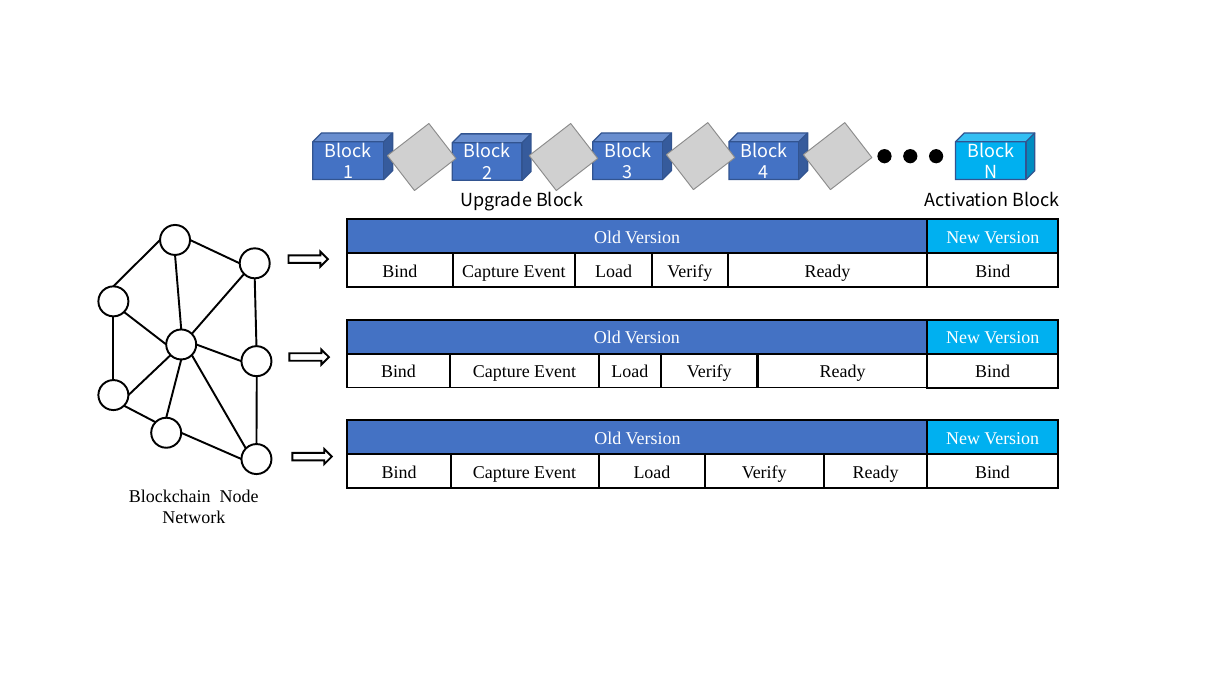
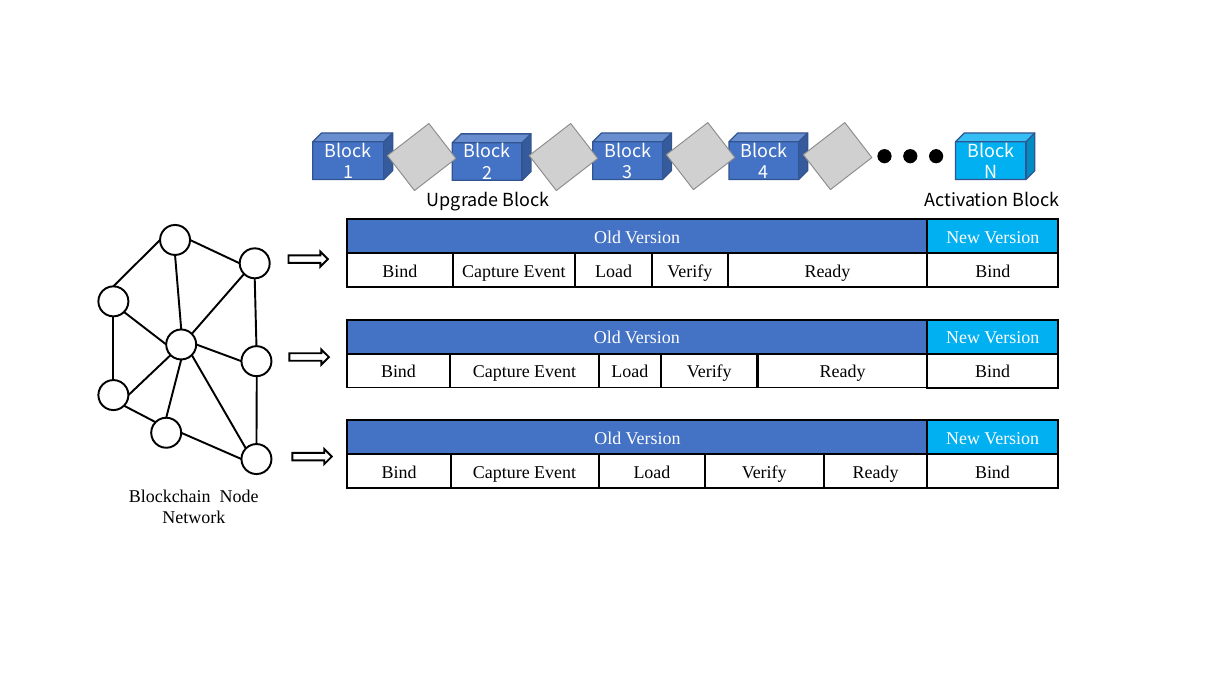
Before and after one commit to cigulingjing/go-ethereum, a slide deck: slide 1 of paper/image/paper_image.pptx. Drawn at 1232x693 pixels with LibreOffice and Linux fonts; fonts in the diff are those of the drawing; grey boxes stand for pictures. Boxes give left, top, right and bottom in pixels: in the first picture for what was removed or moved away, otherwise in the second. Text is boxed around its words. In the diff, an @@ line names an element or a change of style, - is before the commit and + after.

```diff
--- a/paper/image/paper_image.pptx
+++ b/paper/image/paper_image.pptx
@@ text "Upgrade Block": place and size @@
-text "Upgrade Block" at (460, 188, 583, 211)
+text "Upgrade Block" at (427, 191, 550, 211)
```
Also in this commit, not shown: 1 other slide changed.
